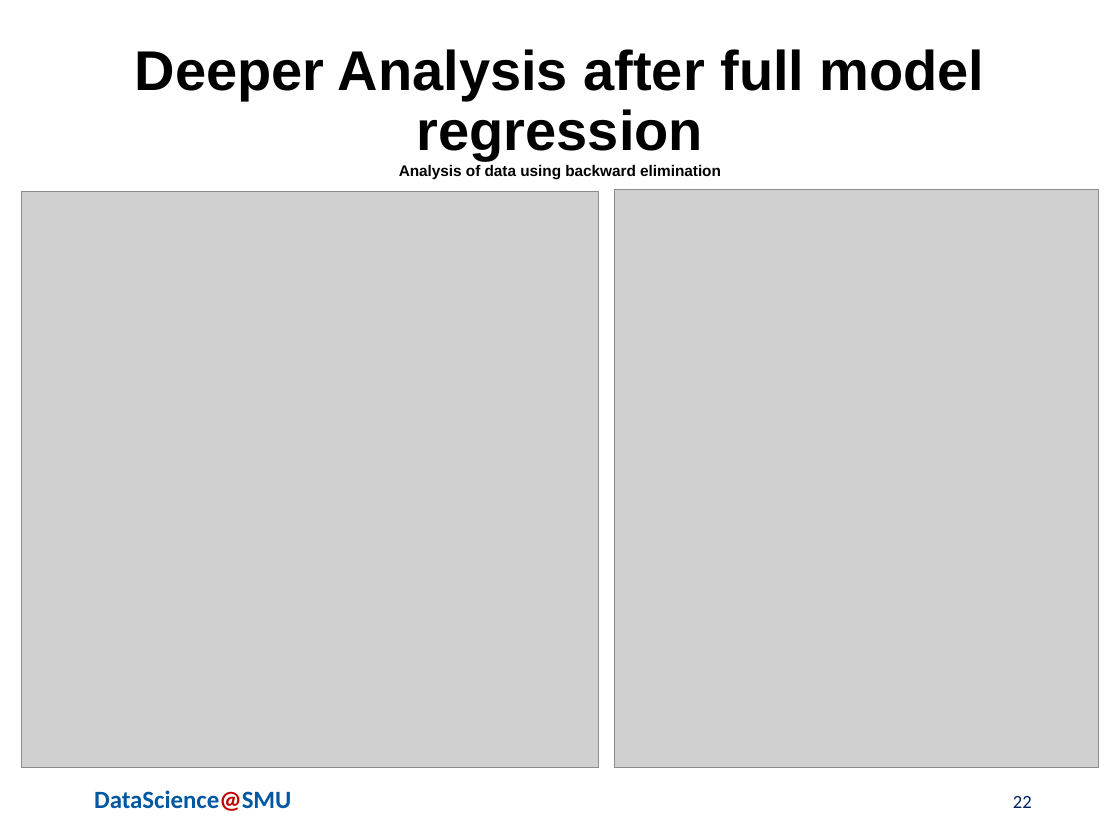
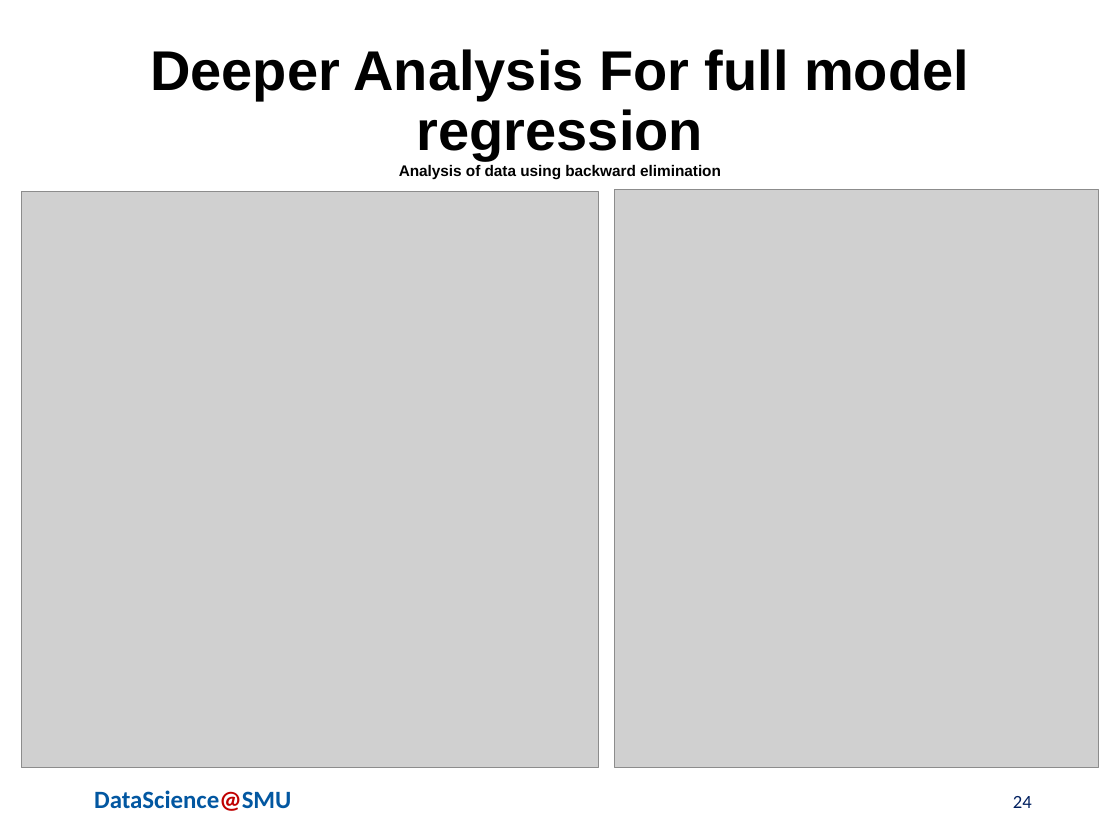
Before and after one commit to chaoshunh/SMU_MSDS, a slide deck: slide 24 of Doing_Data_Science/CaseStudy2/Reports/MSDSPresentationTemplatev0.1_2_2_2_2.pptx (slide 22 before the commit). Drawn at 1120x840 pixels with LibreOffice and Linux fonts; fonts in the diff are those of the drawing; grey boxes stand for pictures; background and template pictures are left out. Boxes give left, top, right and bottom in pixels: in the first picture for what was removed or moved away, otherwise in the second. Text is boxed around its words. In the diff, an @@ line names an element or a change of style, - is before the commit and + after.

```diff
--- a/Doing_Data_Science/CaseStudy2/Reports/MSDSPresentationTemplatev0.1_2_2_2_2.pptx
+++ b/Doing_Data_Science/CaseStudy2/Reports/MSDSPresentationTemplatev0.1_2_2_2_2.pptx
@@ title at (x1=150, y1=49, x2=969, y2=179): text changed; size 36 to 9.9 pt @@
-Deeper Analysis after full model regression
-Analysis of data using backward elimination
+Deeper Analysis For full model regression
+Analysis of data using backward elimination
@@ page number at (x1=1013, y1=796, x2=1032, y2=808): text changed @@
-22
+24
```
Also in this commit, not shown: 9 other slides changed, 3 slides added, 4 slides removed.
